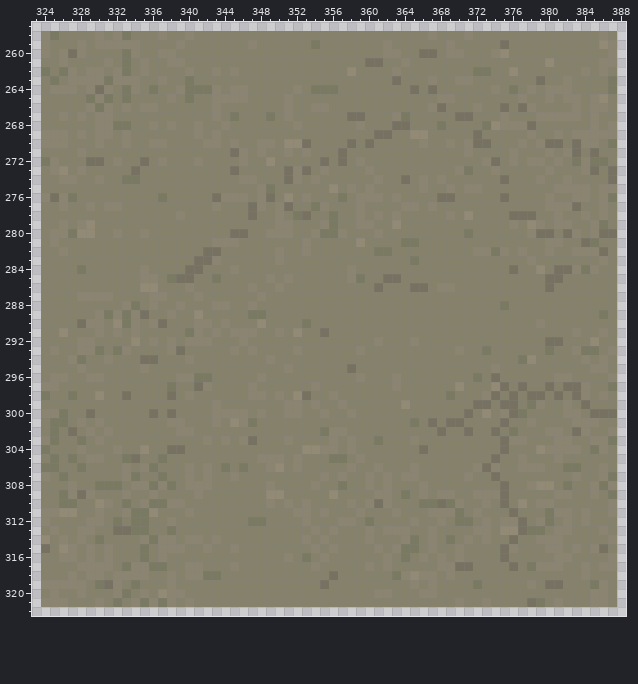
One commit to this pixel-art file: maps/forest/textures/forest_photo.ase. The first picture shows the starting point.
772x514 pixels, 1 frame. Colours within 5 levels of each other are drawn and written as one. Shown: x 323..388, y 257..322. The commit also changed other parts of the picture, which this record leaves out.
And afterwards:
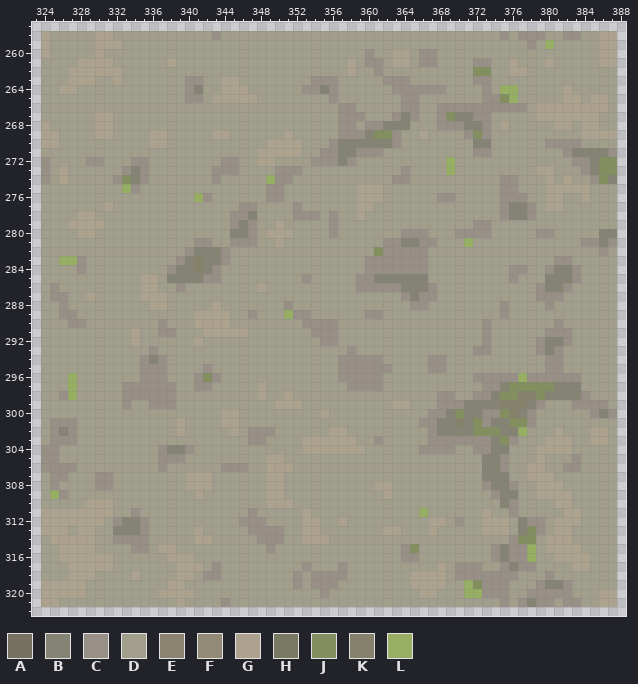
Palette (. is transparent): A #767160  B #858374  C #988f86  D #a19e8b  E #8b8470  F #928a74  G #ada28d  H #7a7961  J #838f5e  K #86816a  L #97af63
The edit:
Changed rows in their new state; - is an unchanged pixel.
first column x 324:
258 GDDDDDGGDDDDDDDDDDDCDDDDDDDDDDDDDDDDDDDDDDDDDDDDDDDCDCCCDDCCDDGG
259 GDDDDDGGGDDDDDDDDDDDDDDDDDDDDDDDDDDDDDDDDDDDDDDDDDDDDDCDLDDDDDGG
260 GDDDDDGDDDDDDDDDDDDDDDDDDDDDDDDDDDDDCDDGGDCCDDDDDDDDDDDDDDDDDDGG
261 DDDDGGGGDDDDDDGDDDDDDDDDDDDDDDDDDDGDCCDGGDCCDDDDCCDDGDDDGDDDDDGG
262 DDDGGGGGGDDDDDDDDDDDDDDDDDDDDDDDDDGDDCDDDDDDDDDDJJDDGGDDDDDDDDDD
263 DDDGGGDDGDDDDDDDCCDDGGDDDDDDDDCCCDDDDDCCCDDDDDDDCCDDDDDDDDDDDDDD
264 DDGGDDDDDDDDDDDDCBDDGGGDDDDDDCCBCDDDDDDCCCCCCDDDDCDLLDDDDDGDDDDD
265 DDDDDDDDDDDDDDDDCCDGGGGGDDDDDDDDCDDDDDDDCCDDDDDDDCCJLDDDDDGGDGGD
266 DDDDDDDDDDDDDDDDDDDDDDDDDDDDDDDDDCCDDDDDCCDDCCCCCCCCCCDGGGGGGGGD
267 DDDDDDGGDDDDDDDDDDDDDDDDDDDDDDDDDCCCDDDCBCDDCJBBCCDDDDDGGGGGGGDD
268 GDDDDDGGDDDDDDDDDDDDDDDDDDDDDDDDDCCDCCBBBDDDCCCBBCDGDDDDDGGDGGDD
269 GGDDDDGGDDDDGGDDDDDGGDDDDDDGDDDDDCCCBJJCDDGDDDDCJCDDDDDDDDDDGGGG
270 GGDDDDDDDDDDGGDDDDDDDDDDDGGGGDDDCBBBBBBCDDDDDDDDBBDDDDDDCCCCDDDD
271 DDDDDDDDDDDDDDDDDDDDDDDDGGGGGDDCCBBCCCDDDDDDDDDDCCDDDDDDDDCBBBBC
272 CDDDDCCDDDCCDDDDDDDDCCDDGGDDDDCCCBCDDDDDDDDDDLDDDDDDDDDDDDDCCBJJ
273 CDGDDDDDDCBCDDDDDDDCCCDDDDCCCDDDDDDDDDDDCDDDDLDDDDDDDDDGGDDDCBJJ
274 CDGDDDDDCJBCDDDDDDDCDDDDDLCCDDDDDDDDDDDCCDDDDDDDDDDCCDDDGDGDDCJB
275 DDDDDDDDDLCDDDDDDDDDDDDDDCCDDDDDDDDGGGDDDDDDDDDDDDDCCDDDGGGGGDDD
276 DDDDDDDDDDDDDDDDDLCDDDDDDCCDDDDDDDDGGGDDDDDDCCDDDDDCCCDDGGDDGDDD
277 DDDDDDDGDDDDDDDDDDDDDDCCDDDDCDDDDDDGGDDDDDDDDDDDDDDCBBCDGGDDDDDD
278 DDDDGGDDDDDDDDDDDDDDDCCBDDDDCCCDCDDGDDDDDDDDDDDDDDDCBBCDDDDDDDDD
279 DDDGGGGDDDDDDDDDDDDDDCBCDDGDDDDDCDDDDDDDDDDDDDDDCCDDDDDDDDDDDDDD
280 DDDDGGDDDDDDDDDDDDDDDBBCDGGGDDDDCDDDDDDDCCCDDDCCCCDDDDDCCDDDDDBB
281 DDDDDDDDDDDDDDDDDCCDDCCCDDGDDDDDDDDDDDCCBBCCDDDLDDDDDDDDDDDDCCBC
282 DDDDDDDDDDDDDDDDCBBBCDDDDDDDDDDDDDDDDJCCCCCDDDDDDDDDDDDDDDDDDDCD
283 DDLLCDDDDDDDDDDCBKBBCDDDDDDDDDDDDDDDCCCCCCCDDDDDDDDDDDDDDCCDDDDD
284 DDDDCDDDDDDDDDCBBKBCDDDDDDDDDDDDDDDDCCCCCCCDDDDDDDDDCCDDCBBCDDDD
285 DDDDDDDDDDDGGDBBBBCCDDDDDDDDDCDDDDDCCBBBBBBDDDDDDDDDCDDDBBBCDDDD
286 DCDDDDDDDDDGGDDCDDDDDDDDGDDDDDDDDDDCCCCCBBBCDDDDDDDDDDDCBBCDDDDD
287 DCCDDGDDDDDGGGDDDDDDDDDDDDDDDDDDDDDDDDDDCBCCDDDDDDDDDDDCCCDDDDDD
288 DDCDDDDDDDDDGGDDDDDGDDDDDDDCDDDDDDDDDDDDDCCDDDDDDDDCDDDDCDDDDDDD
289 DDCCDDDDDDDDDDDDDGGGGDDCDDDLCCDDDDDDCCDDDDDDDDDDDDDCDDDDDDDDDDDD
290 DDDCCDDDDDDDDCDDDGGGGDDDDDDDDCCCCDDDDDDDDDDDDDDDDCDDDDDDDCDDDDDD
291 DDDDDDDDDDGDDCCDDDGGGGGDDDDDDDCCCDDDDDDDDDDDDDDDDCDDDDDDCCCDDDDD
292 DDDDDDDDDDGDDDDDDGDDDDDDDDDDDDDCCDDDDDDDDDDDDDDDDCDDDDDCBBCDDDDD
293 DDDDDDDDDDDDCDDDDDDDDDDDDDDDDDDDDDCDDDDDDDDDDDDDCCDDDDDCBCDDDDDD
294 DDDDDDDDDDDCBCDDDDDDDDDDDDDDDDDDDCCCCCDDDDDCCDDDDDDDDDDDCCDDDDDD
295 DDDDDDDDDDDCCCDDDDCDDDDDDDDDDDDDDCCCCCCDDDDCCDDDDDDDDDDDCCDDDDDD
296 DDDLDDDDDDDCCCDDDCJCDDDDDDDDDDDDDCCCCCDDDDDDDDDDCCCCCLCCCCCCDDDD
297 DDDLDDDDDCCCCCCDDCCDDDDDGDDDDDDDDDCCCCDDDDDDDDDDDCCBJJJJJBBBDDDD
298 DDCLDDDDDCCCCCCDDDDDDDDDGDDGDDDDDDDDDDDDDDDDCCDDCCBJJ-KJBBBBCDDD
299 DDDDDDDDDCDDCCCDDDDDDDDDDDGGGDDDDDDDDDDGGDDDCCCBBBBKK-BCDDDCCCCD
300 DDDDDDDDDDDDDDDDDDDDGGDDDDDDDDDGDDDDDDDDDDDCCBJBBCCJKBCDDDDDDCBC
301 DCCCDDDDDDDDDDDGDDDDGGDDDDDDDDDDDDDDDDDDDDCCBBKBJCBBJJCDDDDDDDDD
302 DCBCDDDDDDDDDDDGDDDDDGDCCCDDDDDDGGDDDDDDDDDCBBBBJJJBBLDDDGDDDGGD
303 DCCCDDDDDDDDDDDDDDDDDDDCCDDDDGGGGGGDDCDDDDDCCCCCCCBJCDDDGGGDDGGD
304 CCDDDDDDDDDDDCBBCDDDDDDDDDDDDGGGGGGGDDDDDDCCCCDDCCBBDDDGGGGDDDDD
305 CCDDDDDDDDDDDCCCDDDDDDDDDGGDDDDDDDDDDDDDDDDDDDDDDBBCDDDGDDDCDDDD
306 CCCCDDDDDDDDDCDDDDDDCCCDDGGGDDDDDDDDDDDDDDDDDDDDDBBCDDGGDDCCDDDD
307 DCCDDDCCDDDDDDDDGGGDDDDDDGGDDDDDDDDDDDDDDDDDDDDDDBBBDDGGGDDDDDDD
308 DCDDDDCCDDDDDDDDGGGDDDDDDGGDDDDDDDDDDGGDDDDDDDDDDCBBCDDGGGDDDDDD
309 DLCDDDDDDDDDDDDDDGDDDDDDDGGDDDDDDDDDDDGDDDDDDDDDDDCBBDDGGGGDDDDD
310 DDDDDGGGDDDDDDDDDDDDDDDDDGGGDDDDDDDDDDDDDDDDDDDDDDDBCDDDDGGDDDDD
311 GGGGGGGGDDCDDDDDDDDDDDDCDDDDDGDDDDDDDDDDDDLDDDDDDGDDCDDDDDGGDDDD
312 GGGGGGGDCBBCDDDDDDDDDDCCCDDDDGGDDGDDDDDDDDDGGDCDDGGGDBCCDGGGDDDD
313 GGGDGGDDBBBCDDDDDGDDDDDCCCCDDGGDDDDDDDGGDDDGDDDDDGGGDBJCDGGDDDDD
314 DGGGGGDDCCCCDDDDDGGDDDDDCCCDDGGGDDDDDDDDDDDDDDDDDDDDCJJDGGGDDDDD
315 DDGGGGDDDDCCDGGDDDDDDDDDDCDDDDDDDDDDDDDDCJDDDDDDDDCBCCLDGGGGDDDD
316 DDGGGGGGDDDDDDGGGDDDDDDDDDDDDDDDDDDDDDDDCCDDDDDDDDCBCCLDDGGGGDDD
317 DDDGGGGGDDDDDDDGGGDCDDDDDDDDDCDDDCDDDDDDDDDDGDCCCDDCBCCDDDDGGDDD
318 DDDGGGDDDDGDDDDGGDCCDDDDDDDDCDCCCCDDDDDDDGGGGDCCCCCCCDDDCDDDDDDD
319 GGGGGDDDDDDDDDGGDDDDDDDDDDDDCDCCCDDDDDDDDGGGGDDLJCCCDDDCBBCDDDDD
320 GGGGGDDDDDDDDGGGGDDDDDDDDDDDDDDCDDDDDDDDDDGGDDDLLCCCDDCCCCCDDDGG
321 GGDDDDDDDDDDDDDGDDDDCDDDDDDDDDDDDDDDDDDDDDDDDDDDDDDCDCBCCDCCDDGG
Boxes around the changes in both pictures, in picture pixels (x1, y1, x2, y2):
changed: (41, 31, 617, 607)
